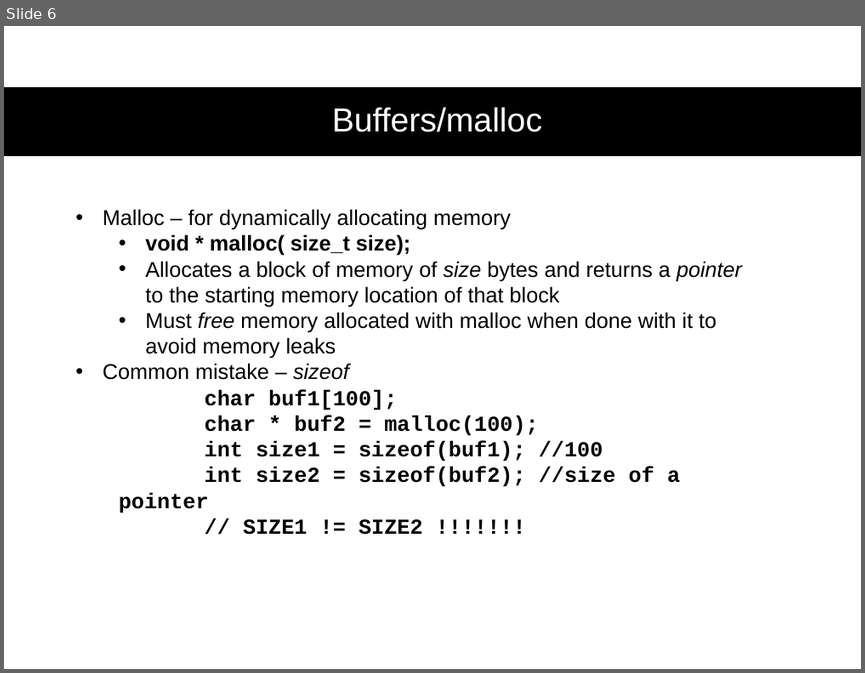
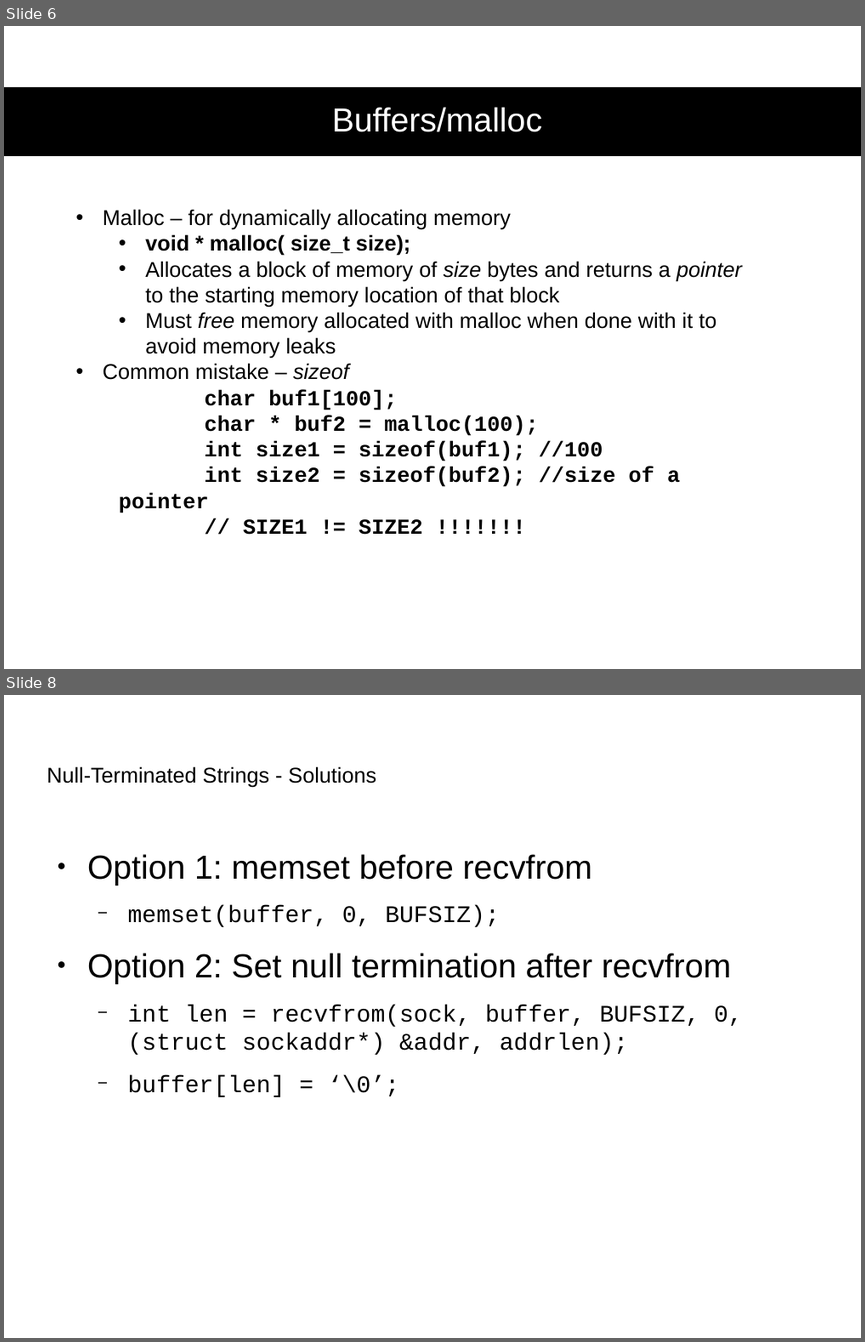
Before and after one commit to NathanRVance/pg3_tutorial, a slide deck: Tutorial 2_PG4.pptx. Shown one above the other, each under a label of ours: slide 6 before the commit, slides 6 and 8 after it; the slides between them are not shown. The pictures are 865x673 and 865x1342 pixels, drawn with LibreOffice and Linux fonts; fonts in the diff are those of the drawing. Boxes give left, top, right and bottom in pixels: in the first picture for what was removed or moved away, otherwise in the second. Text is boxed around its words. In the diff, an @@ line names an element or a change of style, - is before the commit and + after.

```diff
--- a/Tutorial 2_PG4.pptx
+++ b/Tutorial 2_PG4.pptx
@@ slide 8 added at (4, 695, 861, 1338), background #FFFFFF @@
@@ text added at (46, 766, 376, 787), 18 pt, text #000000 @@
+Null-Terminated Strings - Solutions
@@ text added at (87, 854, 743, 1097), 20 pt, text #000000 @@
+● Option 1: memset before recvfrom
+  − memset(buffer, 0, BUFSIZ);
+● Option 2: Set null termination after recvfrom
+  − int len = recvfrom(sock, buffer, BUFSIZ, 0, (struct sockaddr*) &addr, addrlen);
+  − buffer[len] = ‘\0’;
```
Also in this commit, not shown: 17 other slides changed, 2 other slides added, 1 slide removed.
